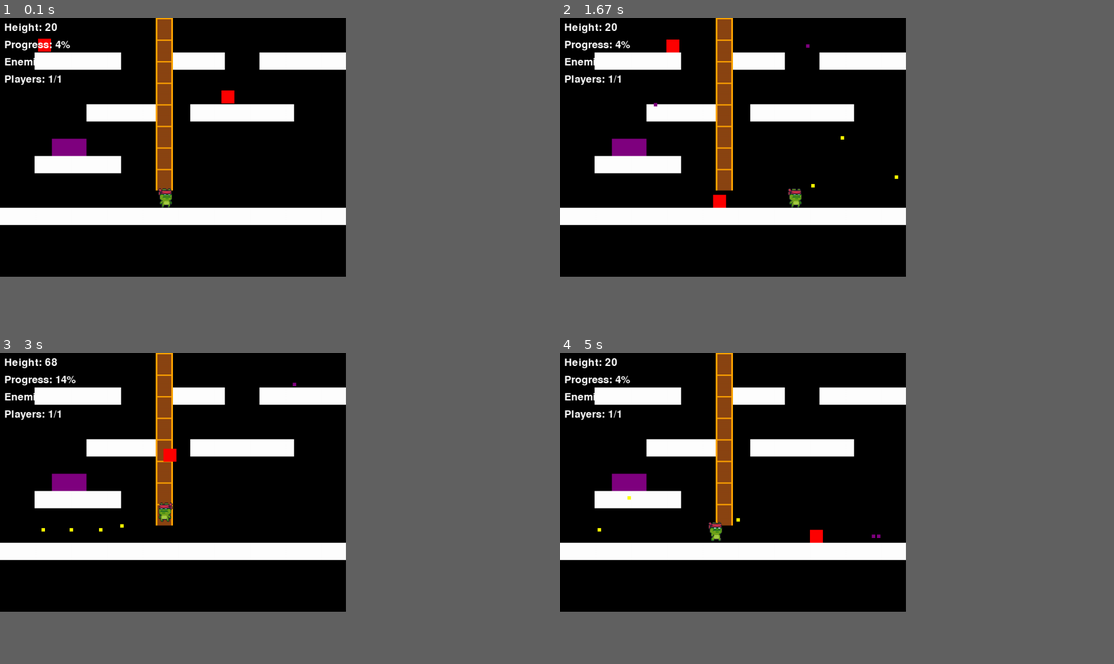
Above: before the commit, frames 1-4 (two rows, left to right).
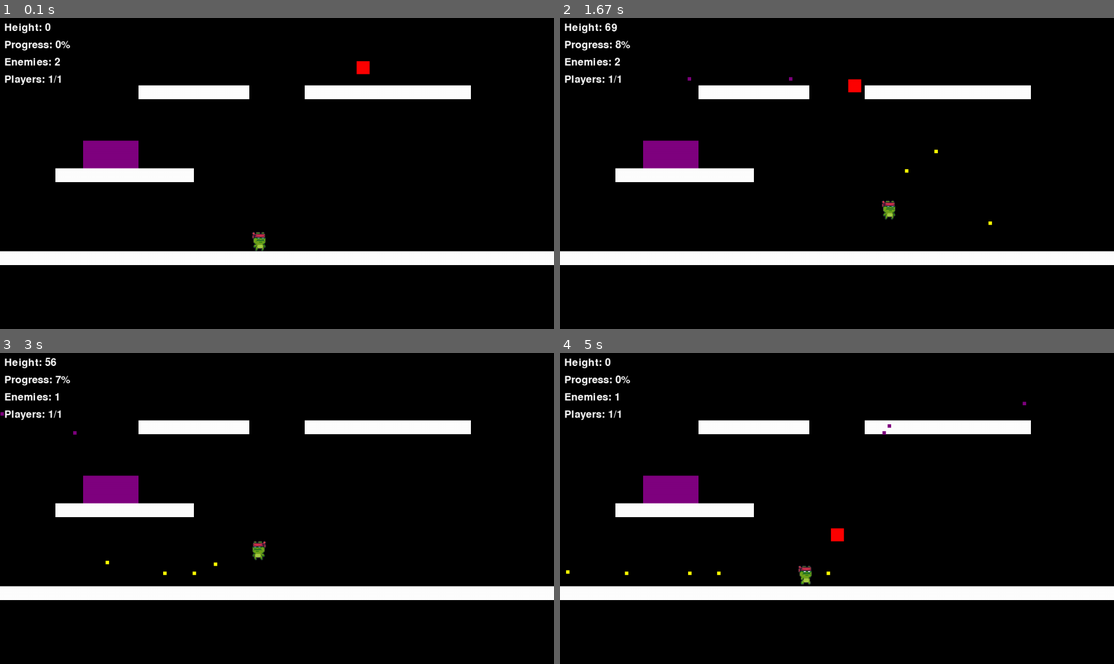
Above: after the commit, the same moments.

Repository: thisprojects/platform-pygame
Game: pygame game, started from start.py
Same seed, same stepped clock (60 frames per second), same inputs: the game is played once before the commit and once after it.
Inputs:
- Up to frame 1 (0.1 s): type "1 (at the terminal prompt)" at 0 s; type "1 (at the terminal prompt)" at 0 s
- Up to frame 2 (1.67 s): hold D 0.33-0.8 s; hold W 0.83-1.13 s; tap Space at 0.9, 1.23, 1.53 s; hold D 1.17-1.63 s
- Up to frame 3 (3 s): hold A 1.67-2.2 s; tap Space at 1.73, 2.03, 2.3, 2.6, 2.73 s; hold A 2.23-2.63 s; hold W from 2.67 s (still down)
- Up to frame 4 (5 s): release W at 3.03 s; hold Down 3.07-3.43 s; tap Space at 3.13, 3.53, 3.87, 4.27, 4.57, 4.77 s; hold Down 3.47-3.77 s; hold Down 3.8-4.17 s; hold A 4.2-4.67 s; hold D from 4.7 s (still down)
The window is 562x421 before the commit and 900x506 after it. Grey fills any space a smaller window leaves; there, only what the larger window draws over its background counts as a difference.

The runs differ from the first frame. In frame 1, 19% of the frame differs, in the area x 0-100%, y 0-80%; in frame 2, 19%; in frame 3, 19%; in frame 4, 19%.

Commit message:
feat: increase tile size and modify jump height and playform thickness

Diff:
--- a/config.py
+++ b/config.py
@@ -1,6 +1,6 @@
 # Constants
-SCREEN_WIDTH = 800
-SCREEN_HEIGHT = 600
+SCREEN_WIDTH = 1280
+SCREEN_HEIGHT = 720
 FPS = 50
 
 # Colors
@@ -18,7 +18,7 @@
 # Game settings (all speeds are now per second, not per frame)
 GRAVITY = 2000  # pixels per second squared (was 0.8 per frame² * 50² FPS)
 PLAYER_SPEED = 175  # pixels per second (was 3.5 per frame * 50 FPS)
-PLAYER_JUMP = -750  # pixels per second (was -15 per frame * 50 FPS)
+PLAYER_JUMP = -928  # pixels per second (increased by 10% from -844)
 PLAYER_CLIMB_SPEED = 150  # pixels per second for climbing ladders
 PROJECTILE_SPEED = 400  # pixels per second (was 8 per frame * 50 FPS)
 ENEMY_SPEED = 100  # pixels per second (was 2 per frame * 50 FPS)
--- a/game.py
+++ b/game.py
@@ -42,7 +42,7 @@
         self.camera_y = 0  # Camera vertical offset
 
         # Map loader
-        self.map_loader = MapLoader(tile_size=40)
+        self.map_loader = MapLoader(tile_size=64)
 
         # Store spawn points from map
         self.spawn_points = []
--- a/map_loader.py
+++ b/map_loader.py
@@ -29,8 +29,8 @@
                 y = row_idx * self.tile_size
 
                 if char == '-':
-                    # Platform tile
-                    platforms.append((x, y, self.tile_size, self.tile_size))
+                    # Platform tile (50% thinner height)
+                    platforms.append((x, y, self.tile_size, self.tile_size // 2))
                 elif char == 'E':
                     # Enemy spawn
                     enemies.append((x, y))
--- a/maps.py
+++ b/maps.py
@@ -8,7 +8,7 @@
 #   'P' = Player spawn point
 #   'X' = Exit
 
-# Each map is 20 characters wide to fit 800px screen (40px per tile)
+# Each map is 20 characters wide to fit 1280px screen (64px per tile)
 
 TOWER_LEVEL_1 = [
     "                    ",
@@ -105,11 +105,7 @@
     "                    ",
     "         OOO        ",
     "      ---------     ",
-    # Ground
-    "                    ",
-    "                    ",
     "         P          ",
-    "                    ",
     "--------------------",
 ]
 
